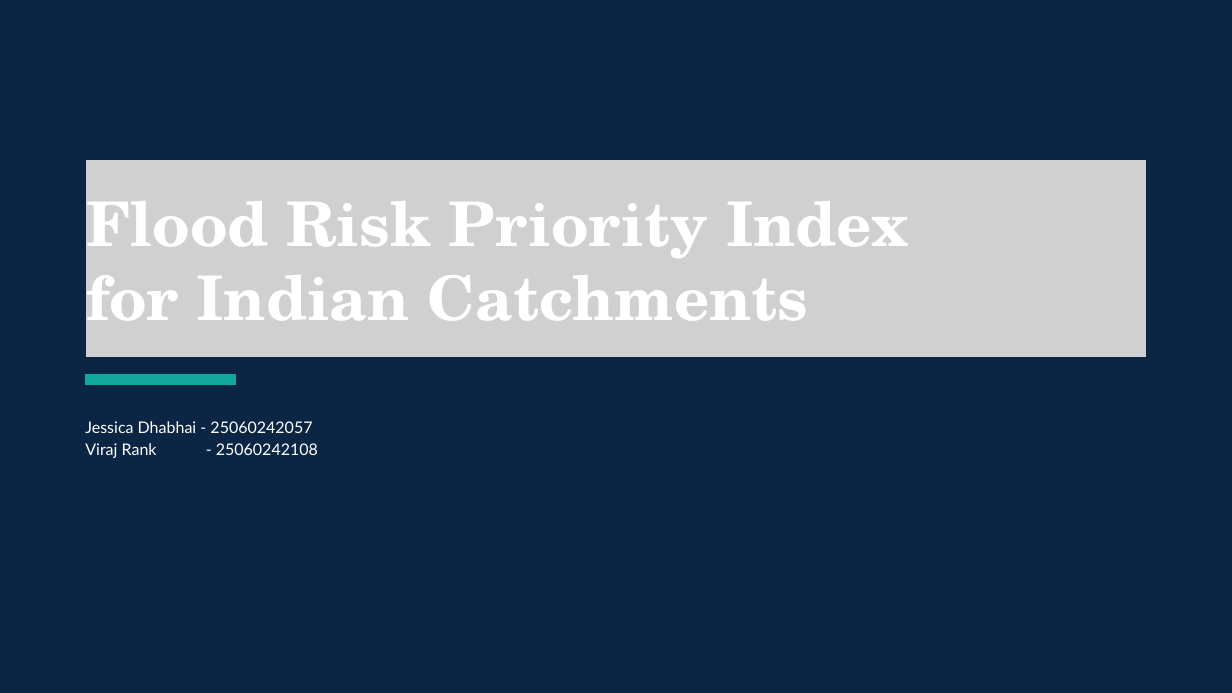
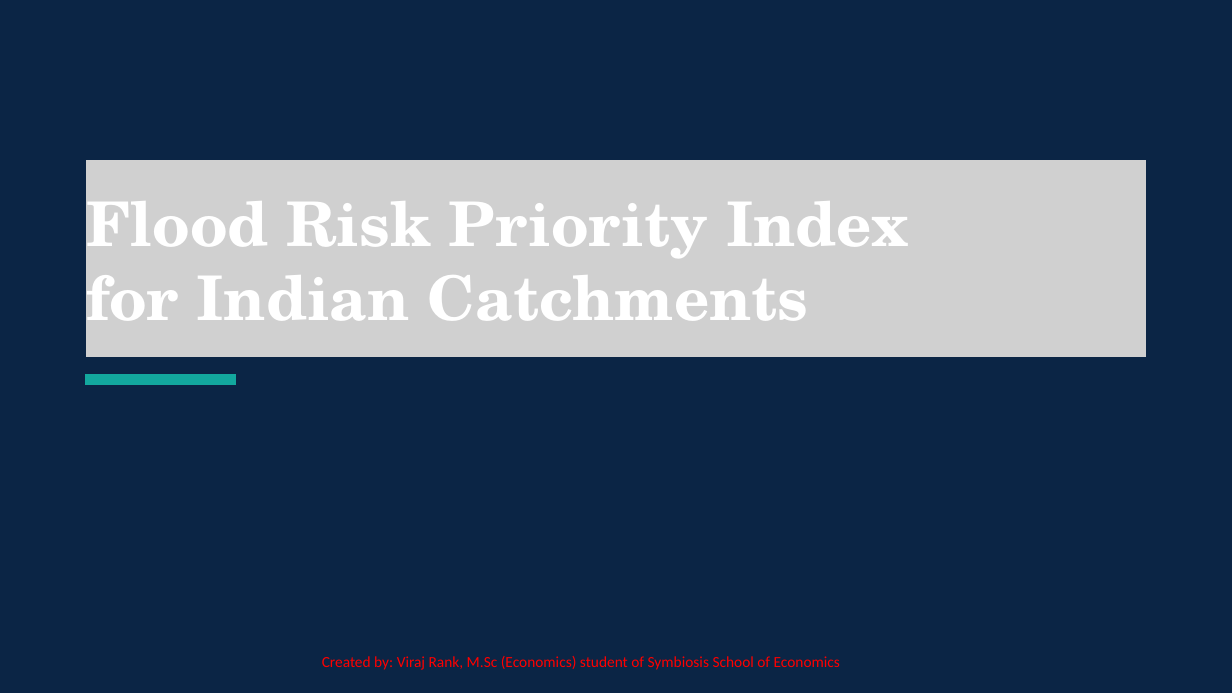
Before and after one commit to virajrank48-max/Flood-Risk-Priority-Index, a slide deck: slide 1 of presentation/Flood_Risk_Priority_Index_v2.pptx.pptx. Drawn at 1232x693 pixels with LibreOffice and Linux fonts; fonts in the diff are those of the drawing; grey boxes stand for pictures. Boxes give left, top, right and bottom in pixels: in the first picture for what was removed or moved away, otherwise in the second. Text is boxed around its words. In the diff, an @@ line names an element or a change of style, - is before the commit and + after.

```diff
--- a/presentation/Flood_Risk_Priority_Index_v2.pptx.pptx
+++ b/presentation/Flood_Risk_Priority_Index_v2.pptx.pptx
@@ text removed at [85,421,318,458] @@
-Jessica Dhabhai - 25060242057
-Viraj Rank - 25060242108
@@ text added at [322,656,840,670], 18 pt, text #FF0000 @@
+Created by: Viraj Rank, M.Sc (Economics) student of Symbiosis School of Economics
```
Also in this commit, not shown: 18 other slides changed.
